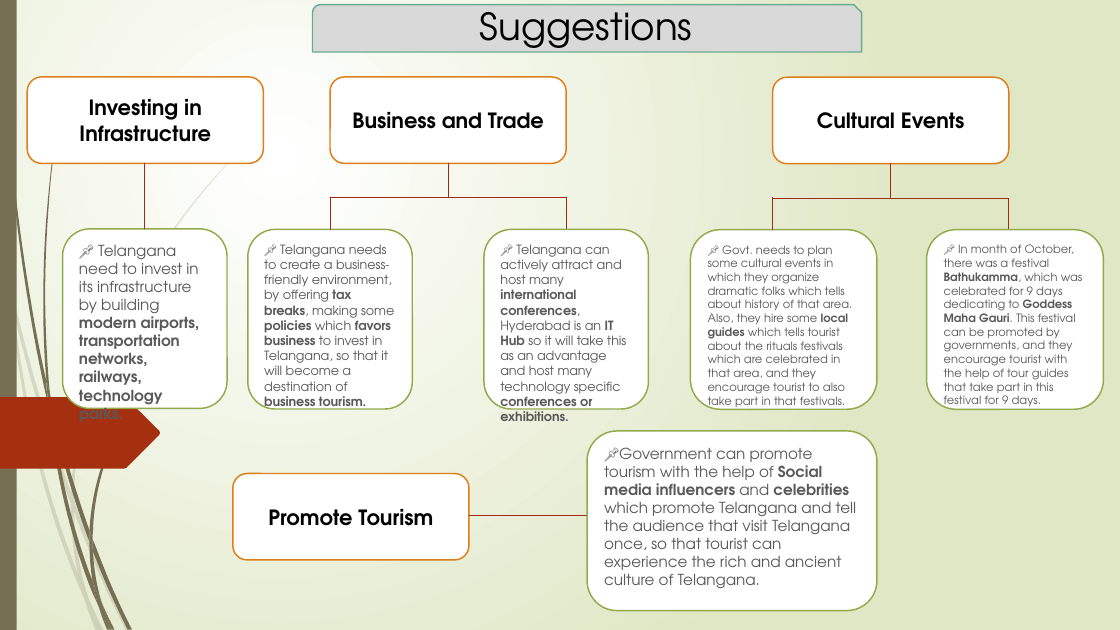
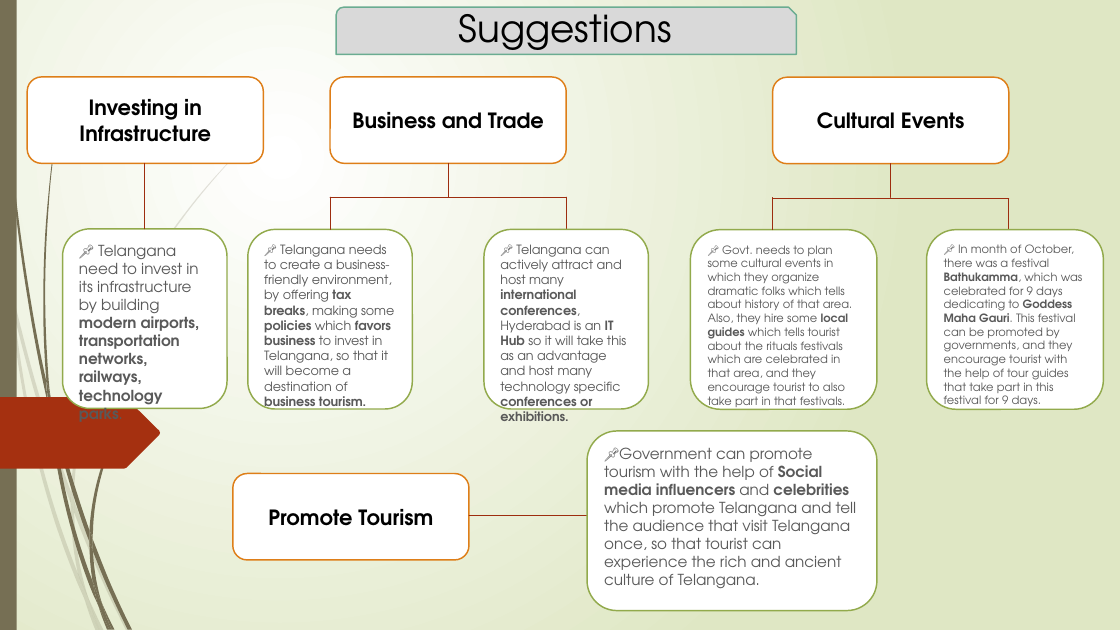
Before and after one commit to Kartik-Lohar/Telangana_Tourism, a slide deck: slide 18 of Tourism Challenge by Codebasics.pptx (slide 17 before the commit). Drawn at 1120x630 pixels with LibreOffice and Linux fonts; fonts in the diff are those of the drawing. Boxes give left, top, right and bottom in pixels: in the first picture for what was removed or moved away, otherwise in the second. Text is boxed around its words. In the diff, an @@ line names an element or a change of style, - is before the commit and + after.

```diff
--- a/Tourism Challenge by Codebasics.pptx
+++ b/Tourism Challenge by Codebasics.pptx
@@ snip round rect "Suggestions": place and size @@
-snip round rect "Suggestions" at [313,4,862,51]
+snip round rect "Suggestions" at [336,7,797,54]
```
Also in this commit, not shown: 10 other slides changed, 1 slide added, 1 slide removed, 1 other file.
